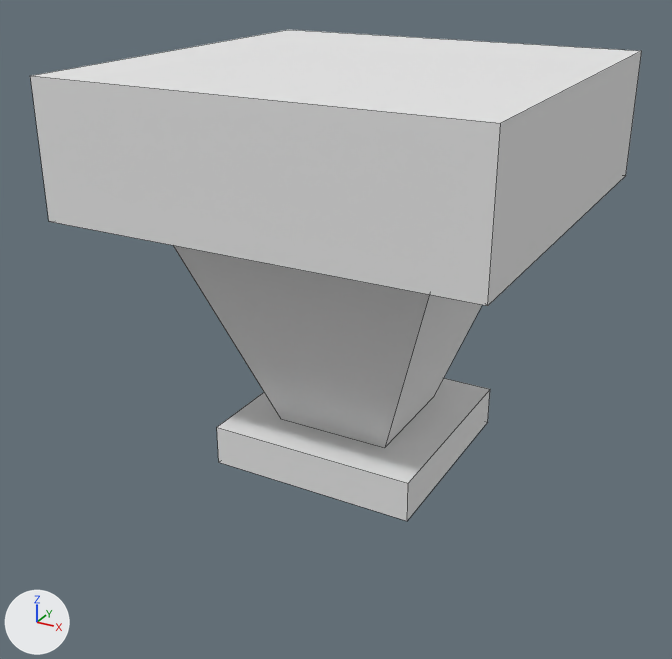
The OBJ model src/main/resources/assets/supermassivetech/models/hopper.obj: old version first, new version second.
Before and after are seen from a 50 mm lens placed at (1.96, -3.8, 2.58), pointed at (-0.05, -0.15, 0.75). Arrows for +X, +Y and +Z are at lower left; the lights stay in place. Mesh edges are drawn as thin lines. Where no turn or scale is listed for an object, it has been applied to the vertices.

Names of what the first picture shows: 'Cube001_Cube002'.
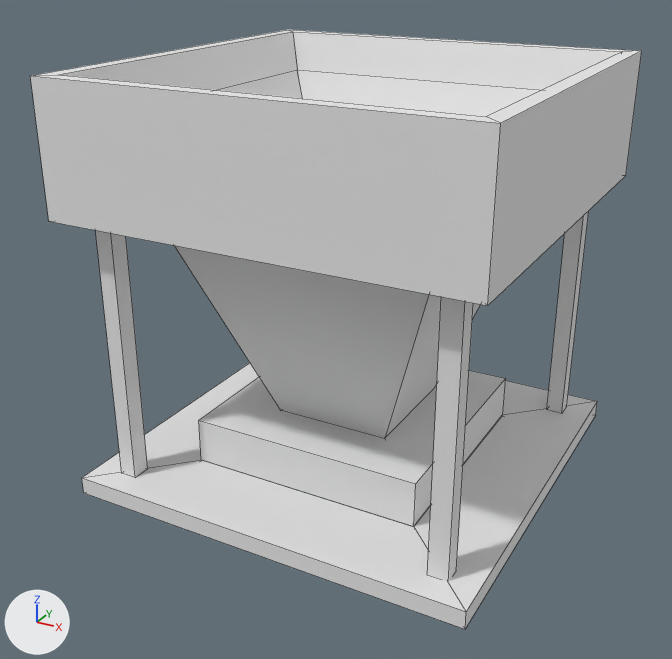
Boxes (x1, y1, x2, y2) around the edits, measured in the pictures (672 x 659 px):
'Cube001_Cube002', reshaped (22% taller): before (30, 30, 642, 521); after (30, 30, 642, 629)
part 1 of me_cube001_cube002, added: after (428, 297, 473, 581)
part 2 of me_cube001_cube002, added: after (96, 231, 148, 477)
part 3 of me_cube001_cube002, added: after (547, 211, 589, 412)
part 4 of me_cube001_cube002, rebuilt (12% wider, 10% taller): before (217, 378, 490, 521); after (199, 370, 506, 527)
part 5 of me_cube001_cube002, added: after (82, 363, 597, 629)
part 6 of me_cube001_cube002, built on: (32, 30, 641, 123) in both

Edits to the bpy script that builds the scene:
```text
Change me_cube001_cube002:
    used by ob_cube001_cube002; location = (0.0, 0.0, 0.0)
    remove me_cube001_cube002.from_pydata(...)  # 24 vertices, 20 faces; spans x -1.0..1.0, y -1.0..1.0, z 0.06..2.0
    add me_cube001_cube002.from_pydata(...)  # 98 vertices, 74 faces, 1 loose edge; spans x -1.0..1.0, y -1.0..1.0, z 0.0..2.0
    me_cube001_cube002 part 1: a new loose piece, a box spanning x 0.774..0.868, y -0.863..-0.777, z 0.082..1.489, in mat_none (white #e7e7e7)
    me_cube001_cube002 part 2: a new loose piece, a box spanning x -0.863..-0.777, y -0.868..-0.774, z 0.082..1.489, in mat_none (white #e7e7e7)
    me_cube001_cube002 part 3: a new loose piece, a box spanning x 0.777..0.863, y 0.774..0.868, z 0.082..1.489, in mat_none (white #e7e7e7)
    me_cube001_cube002 part 4: the loose piece of 8 vertices spanning x -0.53..0.53, y -0.53..0.53, z 0.06..0.26 is rebuilt with 8 vertices and now spans x -0.59..0.59, y -0.59..0.59, z 0.09..0.32
    me_cube001_cube002 part 5: a new loose piece of 20 vertices spanning x -1.0..1.0, y -1.0..1.0, z 0.0..0.32, in mat_none (white #e7e7e7)
    me_cube001_cube002 part 6
    7 faces are deleted
    4 vertices in x -0.29..0.29, y -0.29..0.29, z 0.26 move by (0.0, 0.0, 0.05)
    22 vertices are added at x -0.92..0.92, y -0.92..0.92, z 0.08..2.0
    1 loose edge is added
    22 new faces join them
```
